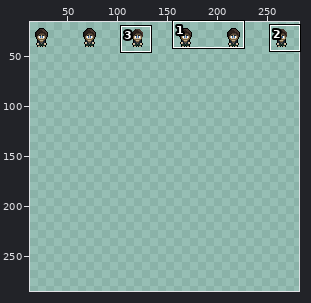
Sprite sheet, stored at NPC/sprites/npc_dan.png. The picture above shows the old version from afar; the outline marks the close-up.
Close-up. As it was:
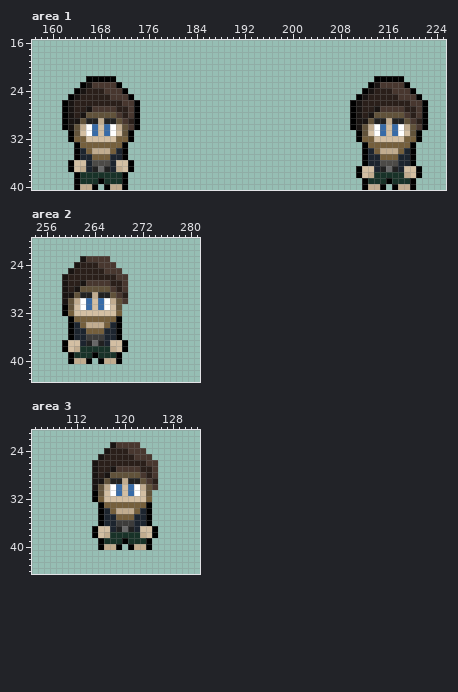
The file is 288x480 pixels. Colours within 5 levels of each other are drawn and written as one. Shown: area 1: x 157..225, y 16..40; area 2: x 254..281, y 20..43; area 3: x 105..132, y 21..44. The wide view leaves out empty margins. The commit also changed other parts of the picture, which this record leaves out.
And afterwards:
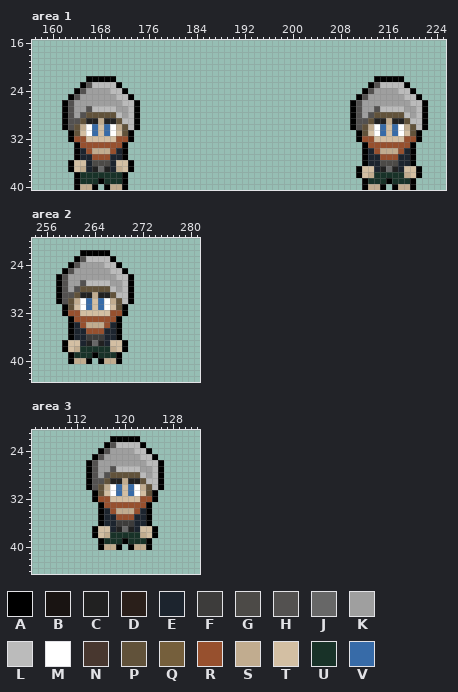
Palette (. is transparent): A #000000  B #191412  C #212121  D #2a1f1a  E #1c242e  F #3d3c3b  G #4c4a47  H #535150  J #676767  K #9f9f9f  L #bbbbbb  M #ffffff  N #48372f  P #61523a  Q #755f3c  R #97502e  S #c1ac8f  T #d3bfa3  U #183228  V #376ba8
The edit:
Changed rows in their new state; - is an unchanged pixel.
Area 1:
first column x 163:
23 ---HLLLL-------------------------------------------HLLLL---
24 --HKKKKLL-----------------------------------------HKKKKLL--
25 -HKKKKKKLL---------------------------------------HKKKKKKLL-
26 HKKKKKKKKLL-------------------------------------HKKKKKKKKLL
27 HKKHLLLLKKL-------------------------------------HKKHLLLLKKL
28 HKH-----LKL-------------------------------------HKH-----LKL
29 HH-------LL-------------------------------------HH-------LL
30 H---------L-------------------------------------H---------L
32 -RR-----RR---------------------------------------RR-----RR-
33 --RRRRRRR-----------------------------------------RRRRRRR--
34 ---R---R-------------------------------------------R---R---
35 ----RRR---------------------------------------------RRR----
Area 2:
first column x 258:
22 ----AAAAA----
23 ---AHLLLLA---
24 --AHKKKKLLA--
25 -AHKKKKKKLLA-
26 AHKKKKKKKKLLA
27 AHKKHLLLLKKLA
28 AHKH-----LKLA
29 AHH-------LLA
30 AH---------LA
31 -----------A-
32 --RR-----RRA-
33 ---RRRRRRR---
34 ----R---R----
35 -----RRR-----
Area 3:
first column x 114:
22 ----AAAAA----
23 ---AHLLLLA---
24 --AHKKKKLLA--
25 -AHKKKKKKLLA-
26 AHKKKKKKKKLLA
27 AHKKHLLLLKKLA
28 AHKH-----LKLA
29 AHH-------LLA
30 AH---------LA
31 -----------A-
32 --RR-----RRA-
33 ---RRRRRRR---
34 ----R---R----
35 -----RRR-----
Changed places in both close-ups, as pixel boxes (x1, y1, x2, y2):
changed: (68, 82, 134, 160)
changed: (356, 82, 422, 160)
changed: (56, 250, 134, 334)
changed: (86, 436, 164, 520)
